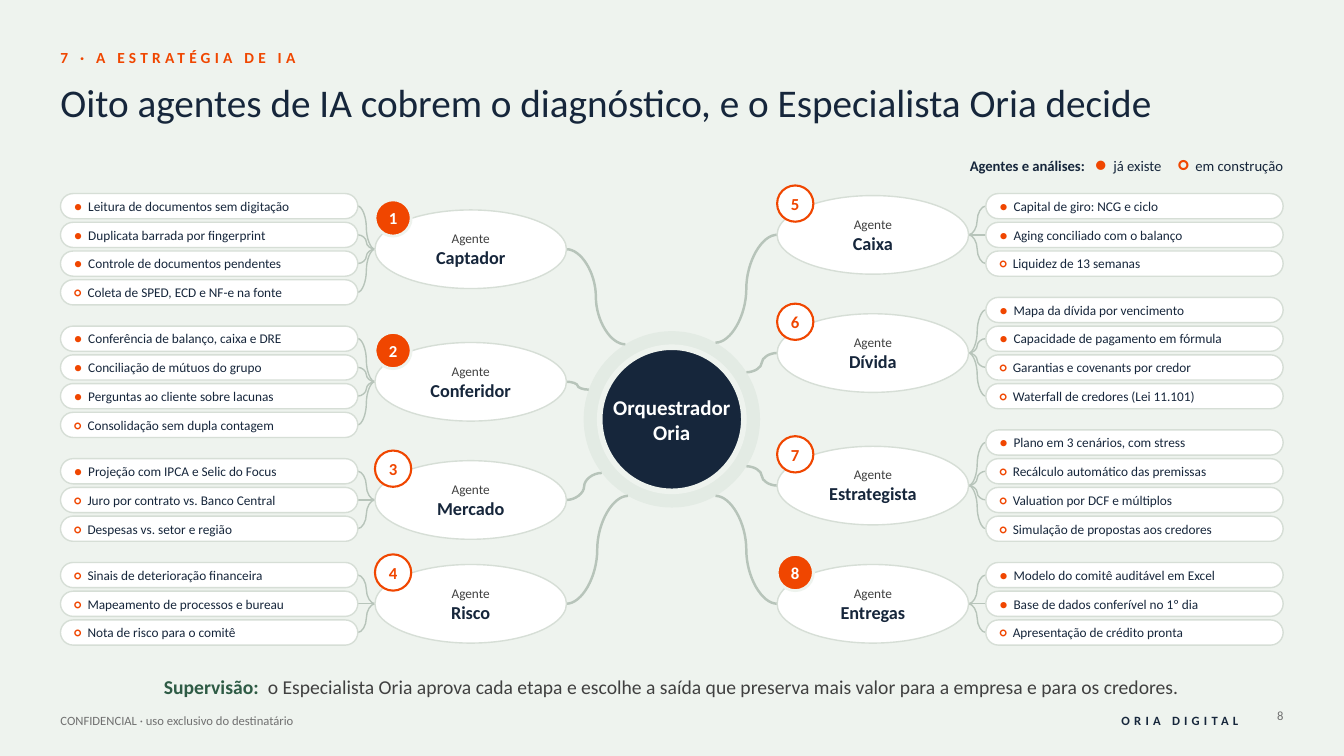
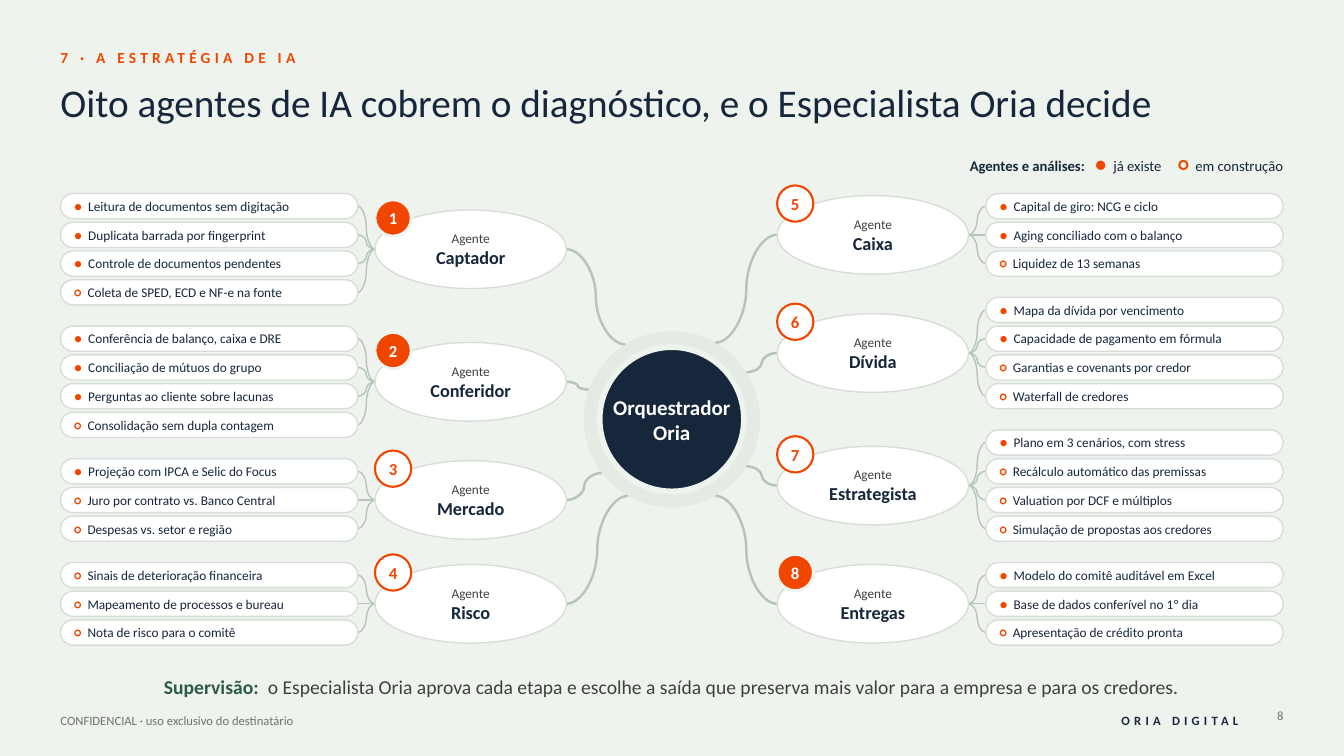
Before and after one commit to rodrigovaroto-wq/Oria-Digital, a slide deck: slide 8 of Apresentações/Business Plan Oria Digital/1_entrega/Business_Plan_Oria_Digital_v3.pptx. Drawn at 1344x756 pixels with LibreOffice and Linux fonts; fonts in the diff are those of the drawing. Boxes give left, top, right and bottom in pixels: in the first picture for what was removed or moved away, otherwise in the second. Text is boxed around its words. In the diff, an @@ line names an element or a change of style, - is before the commit and + after.

```diff
--- a/Apresentações/Business Plan Oria Digital/1_entrega/Business_Plan_Oria_Digital_v3.pptx
+++ b/Apresentações/Business Plan Oria Digital/1_entrega/Business_Plan_Oria_Digital_v3.pptx
@@ text in rounded rectangle at <box>1013,391,1129,401</box>: text changed @@
-○ Waterfall de credores (Lei 11.101)
+○ Waterfall de credores
```
Also in this commit, not shown: 5 other files.
